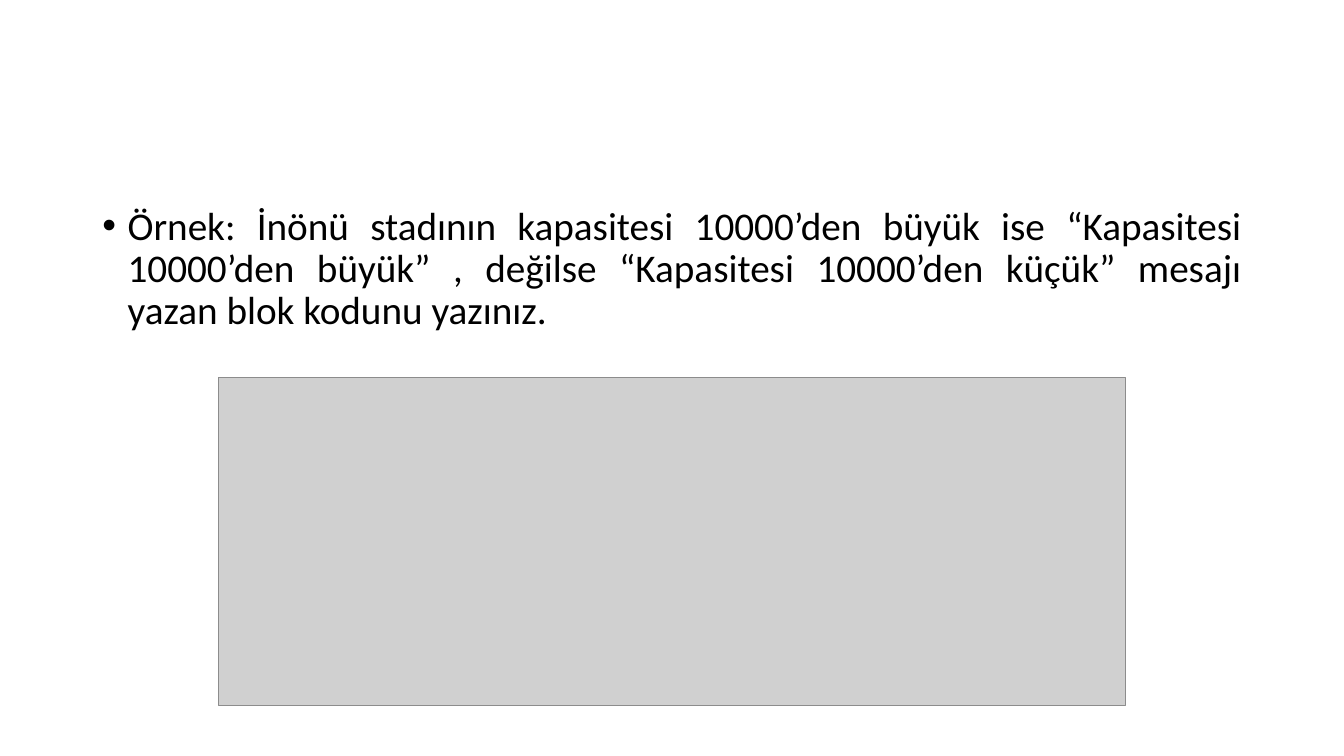
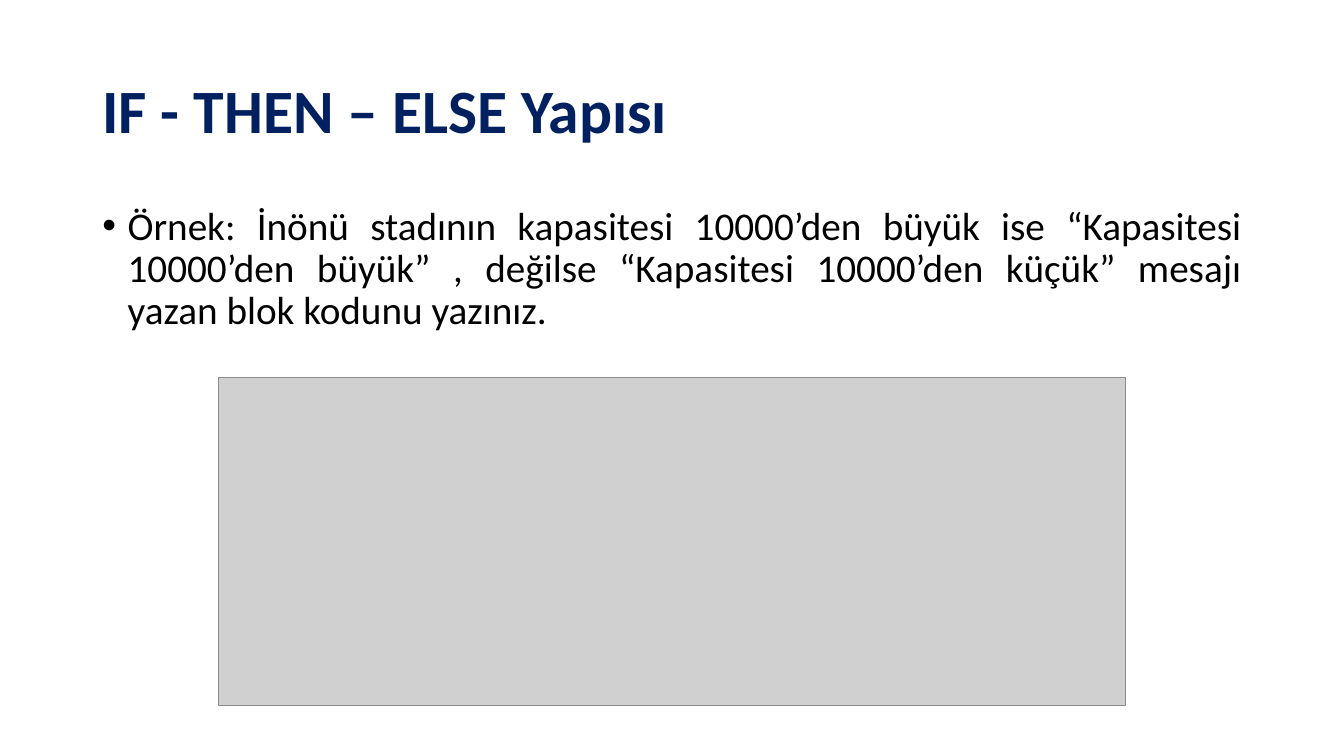
Before and after one commit to SevdanurGENC/Oracle-DB-SQL-Developer-Lecture-Notes, a slide deck: slide 34 of Slides/Oracle DB & SQL Developer - Bolum IV.pptx. Drawn at 1344x756 pixels with LibreOffice and Linux fonts; fonts in the diff are those of the drawing; grey boxes stand for pictures. Boxes give left, top, right and bottom in pixels: in the first picture for what was removed or moved away, otherwise in the second. Text is boxed around its words. In the diff, an @@ line names an element or a change of style, - is before the commit and + after.

```diff
--- a/Slides/Oracle DB & SQL Developer - Bolum IV.pptx
+++ b/Slides/Oracle DB & SQL Developer - Bolum IV.pptx
@@ title added at [102, 92, 667, 143], 44 pt, text #002060, bold @@
+IF - THEN – ELSE Yapısı
```
Also in this commit, not shown: 13 other slides changed, 1 slide added, 1 slide removed, 2 other files.
